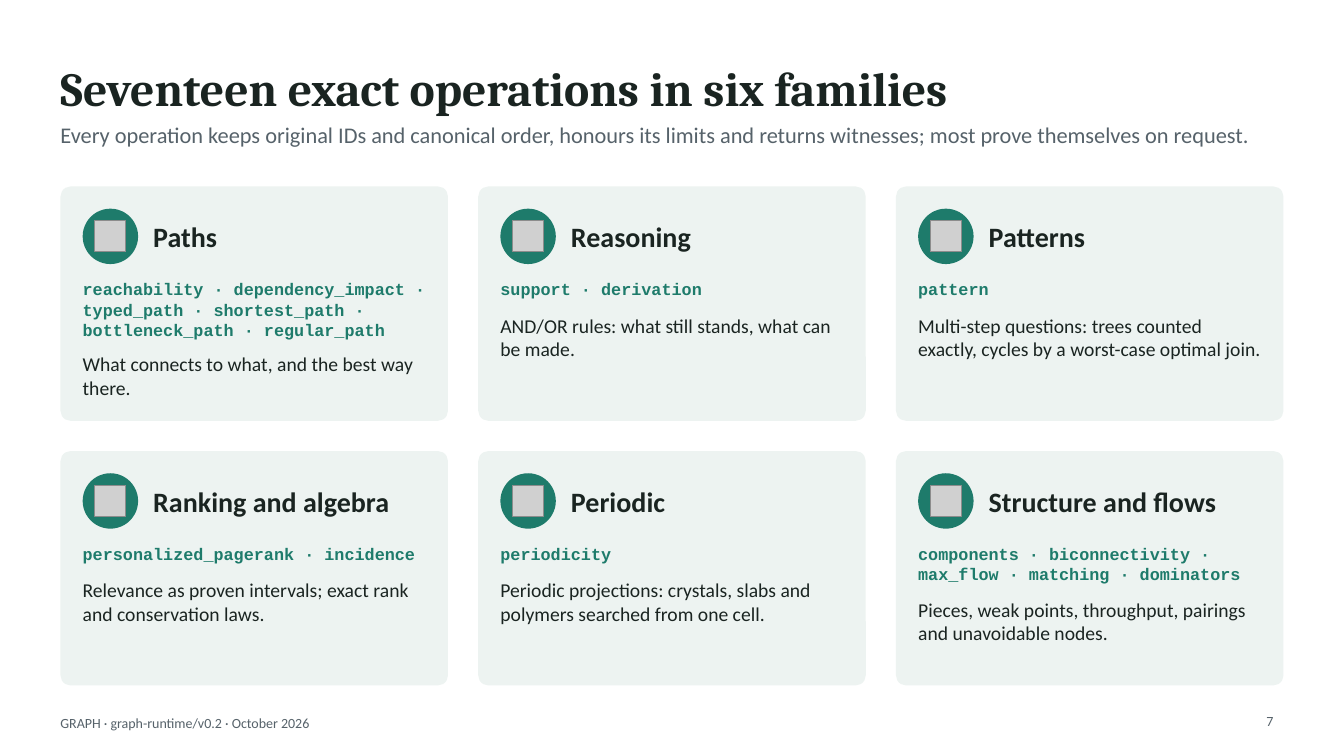
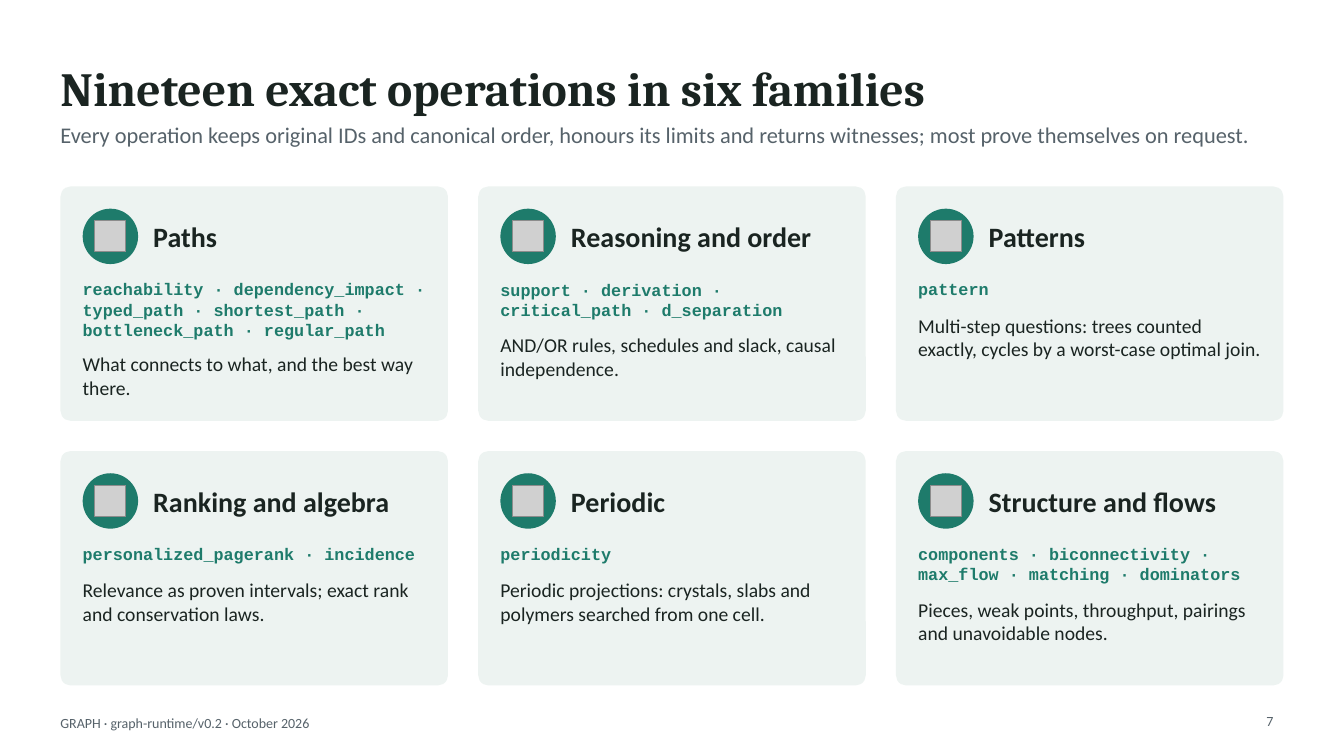
Before and after one commit to hlxin/graph, a slide deck: slide 7 of docs/GRAPH_slides.pptx. Drawn at 1344x756 pixels with LibreOffice and Linux fonts; fonts in the diff are those of the drawing; grey boxes stand for pictures. Boxes give left, top, right and bottom in pixels: in the first picture for what was removed or moved away, otherwise in the second. Text is boxed around its words. In the diff, an @@ line names an element or a change of style, - is before the commit and + after.

```diff
--- a/docs/GRAPH_slides.pptx
+++ b/docs/GRAPH_slides.pptx
@@ title at (60, 72, 925, 116): text changed @@
-Seventeen exact operations in six families
+Nineteen exact operations in six families
@@ text at (571, 227, 811, 252): text changed @@
-Reasoning
+Reasoning and order
@@ text at (500, 284, 783, 320): text changed @@
-support · derivation
+support · derivation · critical_path · d_separation
@@ text at (500, 338, 835, 379): text changed @@
-AND/OR rules: what still stands, what can be made.
+AND/OR rules, schedules and slack, causal independence.
```
Also in this commit, not shown: 7 other slides changed, 1 slide added, 1 other file.
